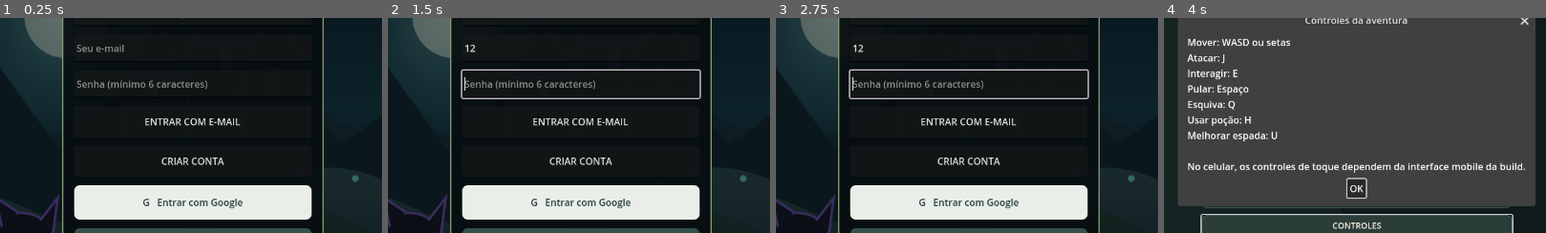
Above: before the commit, frames 1-4 (left to right).
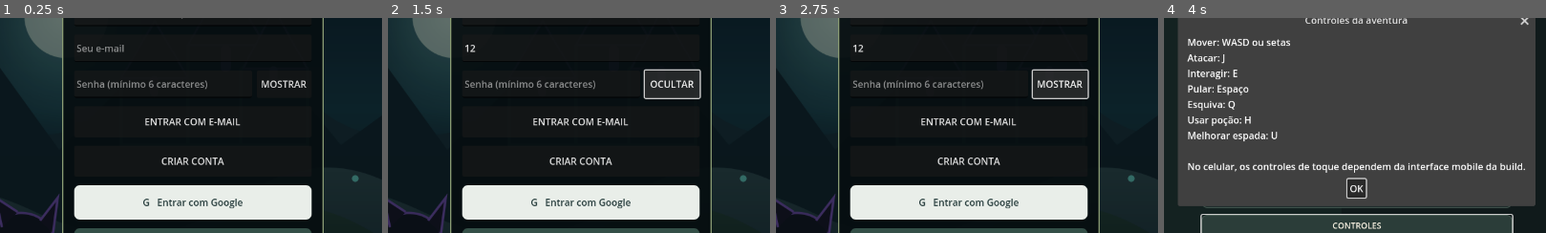
Above: after the commit, the same moments.

Repository: REALMLIFE-design/dark-fantasia-tobi-e-breu-
Game: Godot game, scene res://scenes/login.tscn
Two runs of this game, one before a commit and one after it. Both use one fixed random seed, a clock stepped at 60 frames per second and the inputs below.
Inputs (mouse positions are % of the whole screen's width and height, from its top left):
- Up to frame 1 (0.25 s): no input
- Up to frame 2 (1.5 s): click (50, 26) at 0.52 s; type "Alex" at 0.6 s; click (50, 34) at 0.75 s; type "12" at 0.83 s; click (62, 42) at 1.25 s, where only the run after the commit has a clickable "MOSTRAR"
- Up to frame 3 (2.75 s): click (62, 42) at 2 s, where only the run after the commit has a clickable "OCULTAR"
- Up to frame 4 (4 s): click "JOGAR OFFLINE COMO VISITANTE" at 2.75 s; click "CONTROLES Como jogar com Tobi…" at 3.5 s
The pictures show only the part of the screen within x 25-75%, y 27-77%; the shares and areas given below are measured in that part.

The runs differ from the first frame. In frame 1, 0.3% of the frame differs, in the area x 68-81%, y 28-33%; in frame 2, 1.3%; in frame 3, 1.4%, in the area x 19-82%, y 23-38%; in frame 4, nothing differs.

Commit message:
Add password visibility toggle to login screen

Diff:
--- a/scripts/login_screen.gd
+++ b/scripts/login_screen.gd
@@ -9,6 +9,7 @@
 var email_input: LineEdit
 var password_input: LineEdit
 var username_input: LineEdit
+var password_visible := false
 
 func _ready() -> void:
 	_build_screen()
@@ -72,7 +73,16 @@
 	password_input.placeholder_text = "Senha (mínimo 6 caracteres)"
 	password_input.secret = true
 	password_input.custom_minimum_size.y = 46
-	stack.add_child(password_input)
+	password_input.size_flags_horizontal = Control.SIZE_EXPAND_FILL
+	var password_row := HBoxContainer.new()
+	password_row.add_theme_constant_override("separation", 8)
+	password_row.add_child(password_input)
+	var password_toggle := Button.new()
+	password_toggle.text = "MOSTRAR"
+	password_toggle.custom_minimum_size = Vector2(92, 46)
+	password_toggle.pressed.connect(_toggle_password_visibility.bind(password_toggle))
+	password_row.add_child(password_toggle)
+	stack.add_child(password_row)
 	var login_button := Button.new()
 	login_button.text = "ENTRAR COM E-MAIL"
 	login_button.custom_minimum_size = Vector2(0, 52)
@@ -102,6 +112,11 @@
 	notice = AcceptDialog.new()
 	notice.title = "CONTA GOOGLE"
 	add_child(notice)
+
+func _toggle_password_visibility(button: Button) -> void:
+	password_visible = not password_visible
+	password_input.secret = not password_visible
+	button.text = "OCULTAR" if password_visible else "MOSTRAR"
 
 func _on_email_login() -> void:
 	if email_input.text.strip_edges().is_empty() or password_input.text.is_empty():
